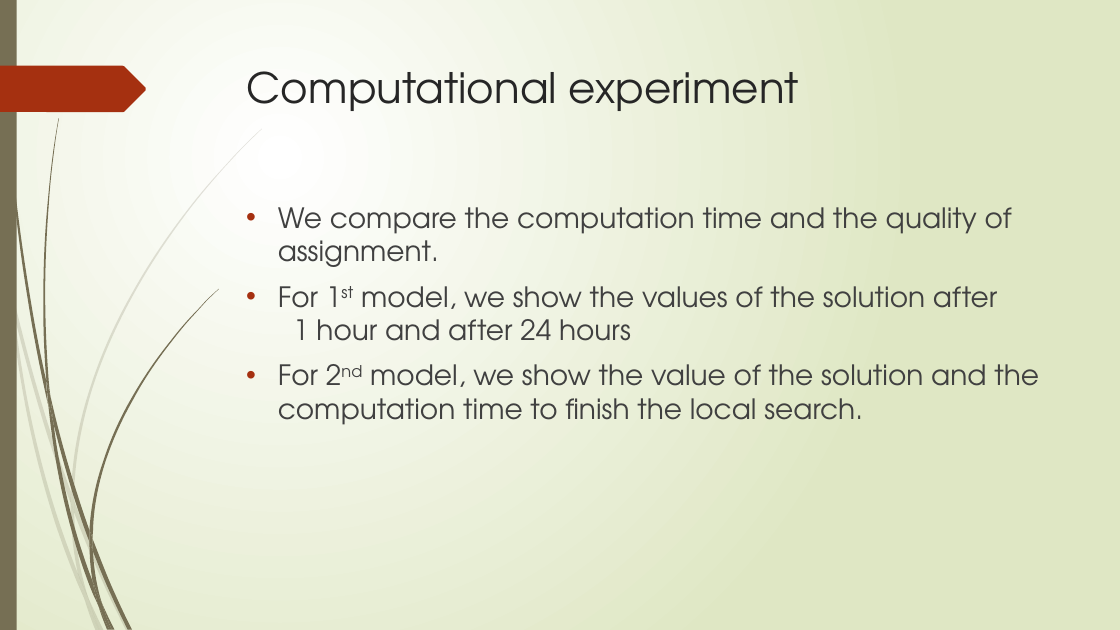
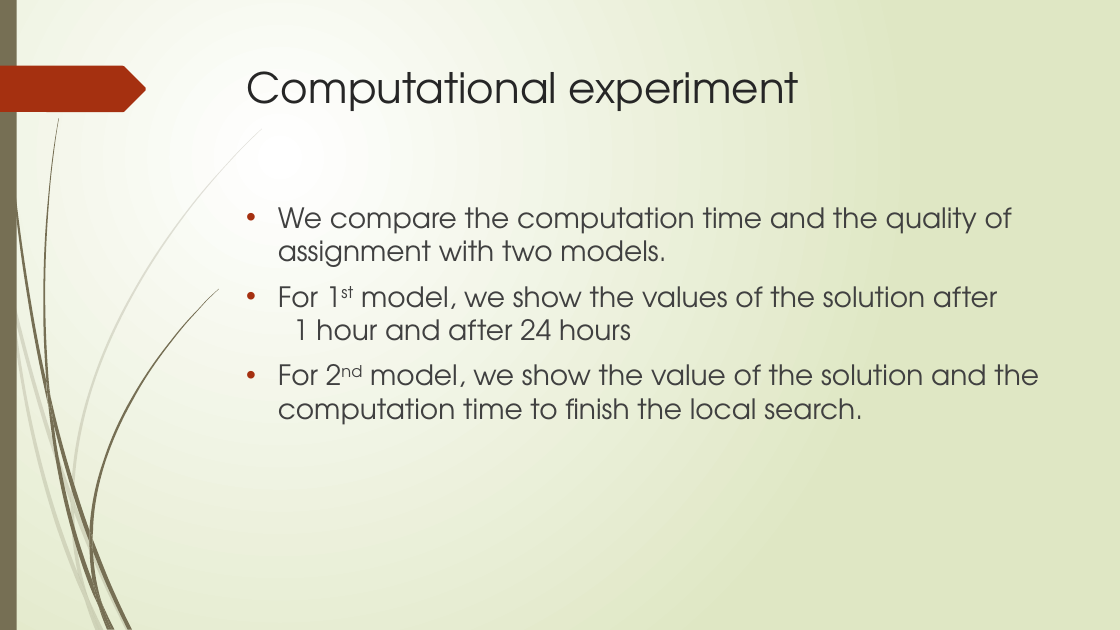
Before and after one commit to r-kurosu/kline_new, a slide deck: slide 64 of 竹田_修論発表.pptx. Drawn at 1120x630 pixels with LibreOffice and Linux fonts; fonts in the diff are those of the drawing. Boxes give left, top, right and bottom in pixels: in the first picture for what was removed or moved away, otherwise in the second. Text is boxed around its words. In the diff, an @@ line names an element or a change of style, - is before the commit and + after.

```diff
--- a/竹田_修論発表.pptx
+++ b/竹田_修論発表.pptx
@@ text at [278, 207, 1012, 267]: text changed @@
-• We compare the computation time and the quality of assignment.
+• We compare the computation time and the quality of assignment with two models.
```
Also in this commit, not shown: 4 other slides changed.
